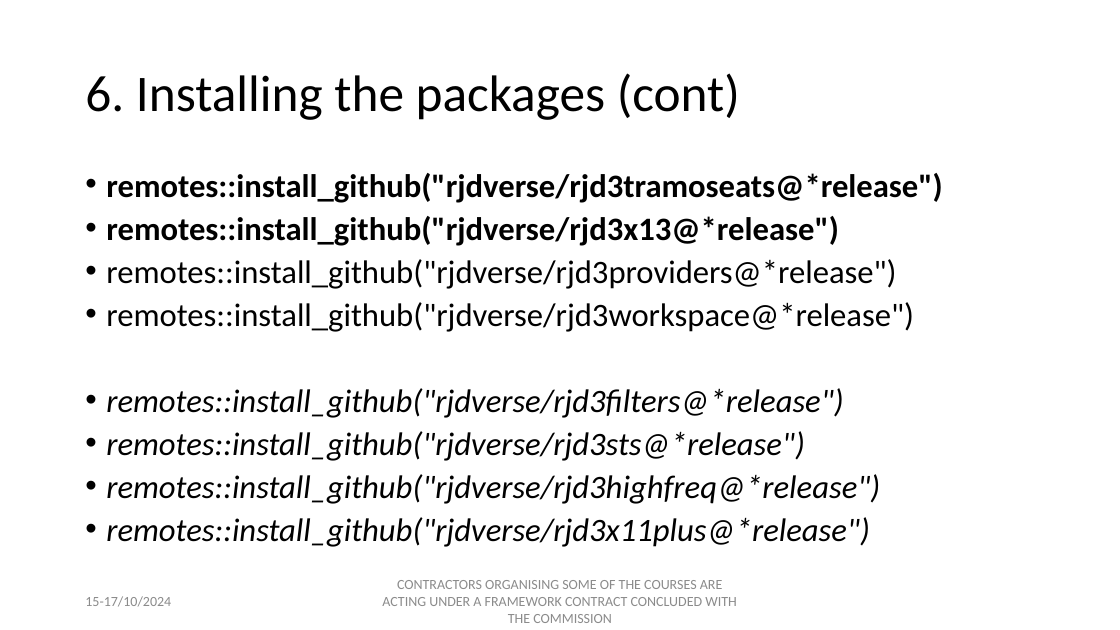
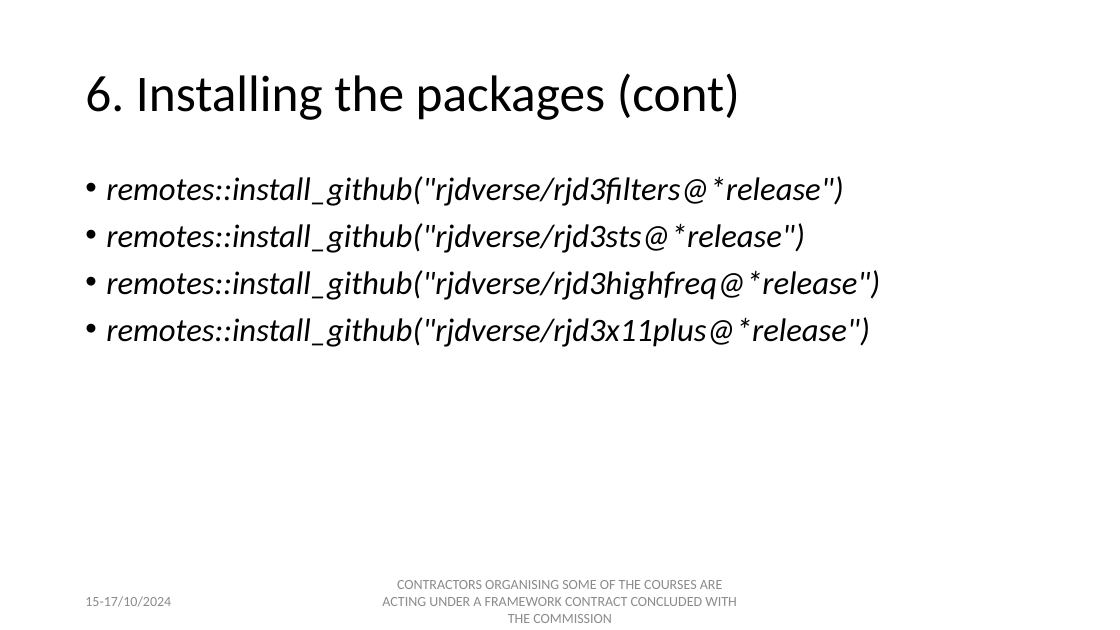
Before and after one commit to palatej/ESTP2024, a slide deck: slide 9 of Presentations/1.3 JD+ and R.pptx. Drawn at 1120x630 pixels with LibreOffice and Linux fonts; fonts in the diff are those of the drawing. Boxes give left, top, right and bottom in pixels: in the first picture for what was removed or moved away, otherwise in the second. Text is boxed around its words. In the diff, an @@ line names an element or a change of style, - is before the commit and + after.

```diff
--- a/Presentations/1.3 JD+ and R.pptx
+++ b/Presentations/1.3 JD+ and R.pptx
@@ text "remotes::install_github("rjdverse/rjd3filters@*release")" at (x1=106, y1=176, x2=880, y2=347): line spacing 0.8 to 0.9 @@
@@ text at (x1=106, y1=173, x2=942, y2=332): paragraphs removed @@
-• remotes::install_github("rjdverse/rjd3tramoseats@*release")
-• remotes::install_github("rjdverse/rjd3x13@*release")
-• remotes::install_github("rjdverse/rjd3providers@*release")
-• remotes::install_github("rjdverse/rjd3workspace@*release")
```
Also in this commit, not shown: 7 other slides changed, 12 other files.
